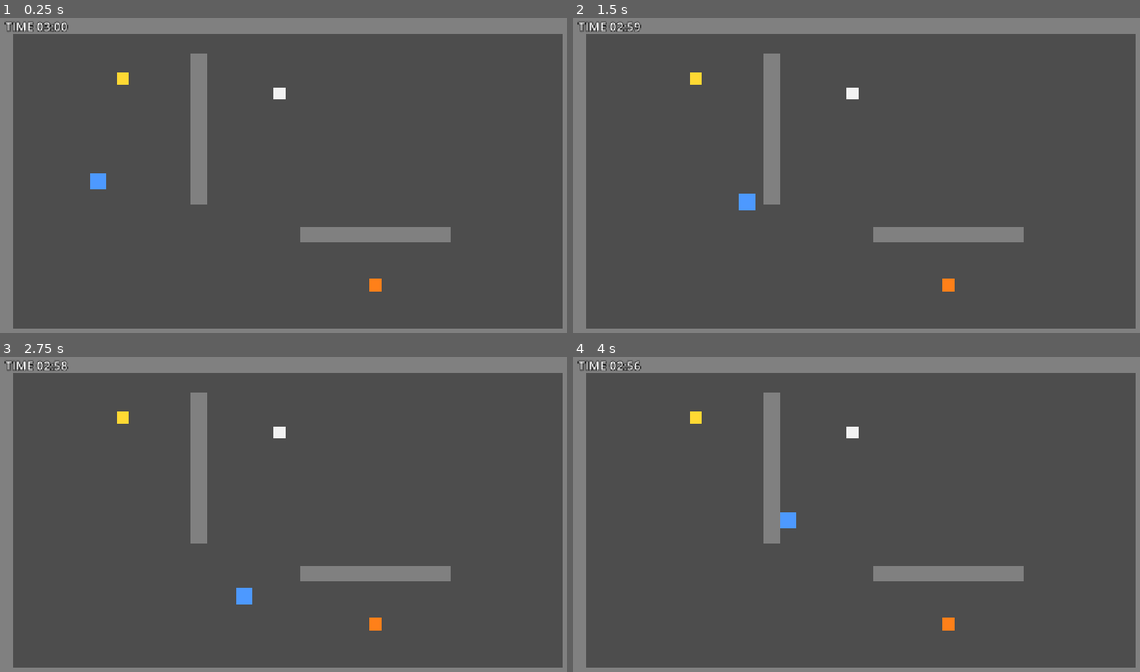
Above: before the commit, frames 1-4 (two rows, left to right).
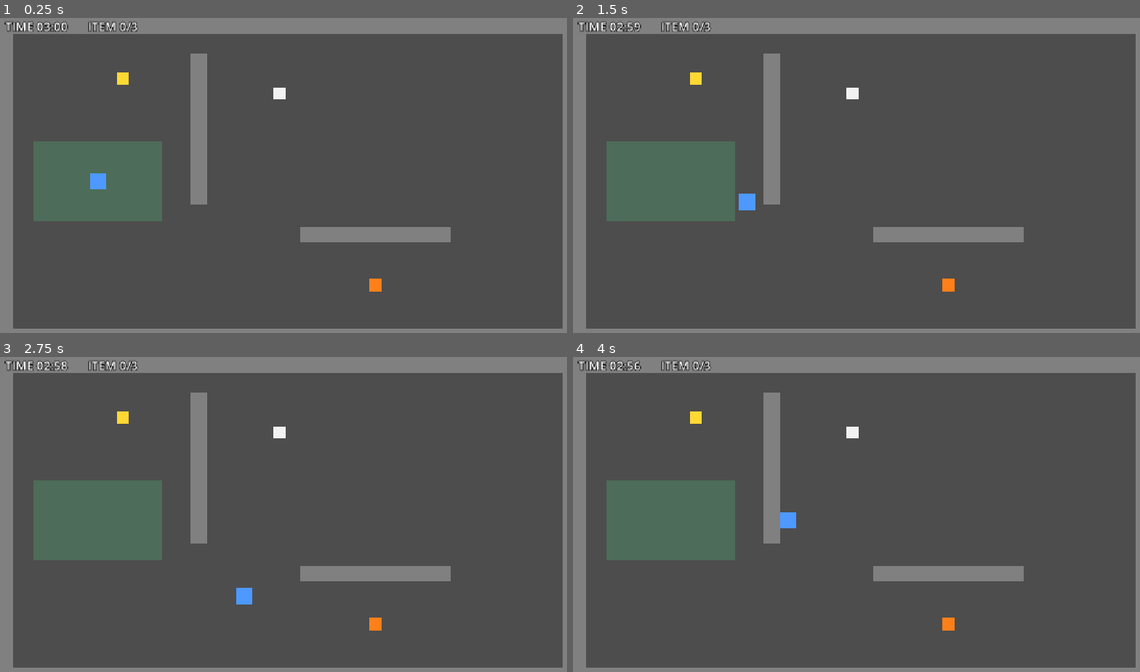
Above: after the commit, the same moments.

Repository: Mugen0619/night-shift-escape
Game: Godot game, scene res://scenes/main.tscn
The game is run twice, just before and just after one commit, with the same random seed, the same clock (stepped at 60 frames per second) and the same inputs.
Inputs:
- Up to frame 1 (0.25 s): no input
- Up to frame 2 (1.5 s): tap Enter at 0.5 s; hold D (move_right) 0.53-1.28 s; hold S (move_down) from 1.28 s (still down)
- Up to frame 3 (2.75 s): release S (move_down) at 2.03 s; hold D (move_right) from 2.03 s (still down)
- Up to frame 4 (4 s): release D (move_right) at 2.78 s; hold W (move_up) 2.78-3.53 s; hold A (move_left) from 3.53 s (still down)

The runs differ from the first frame. In frame 1, 5.8% of the frame differs, in the area x 5-29%, y 0-65%; in frame 2, 5.9%; in frame 3, 5.9%; in frame 4, 5.9%.

Commit message:
Day 4: アイテム取得数UIとクリア条件判定
- GameManagerに get_collected_count() を追加(3つの取得状態から数えるだけで、新しい状態は持たない)
- UIにItemCountLabelを追加し、「ITEM n/3」をTimeLabelの右隣に表示
- ナースステーション(Area2D)をスタート地点の周りに追加し、プレイヤーが入った瞬間に
  「取得数 == 3 かつ Time.time_left > 0」なら clear_condition_met を1回だけ発行する

Refs #20

Co-Authored-By: Claude Opus 5.5 <noreply@anthropic.com>

Diff:
--- a/scenes/main.tscn
+++ b/scenes/main.tscn
@@ -3,6 +3,8 @@
 [ext_resource type="PackedScene" path="res://scenes/player.tscn" id="1_player"]
 [ext_resource type="PackedScene" path="res://scenes/item.tscn" id="2_item"]
 [ext_resource type="Script" path="res://scripts/time_label.gd" id="3_time_label"]
+[ext_resource type="Script" path="res://scripts/nurse_station.gd" id="4_nurse_station"]
+[ext_resource type="Script" path="res://scripts/item_count_label.gd" id="5_item_count_label"]
 
 [sub_resource type="RectangleShape2D" id="RectangleShape2D_horizontal"]
 size = Vector2(1152, 32)
@@ -15,6 +17,9 @@
 
 [sub_resource type="RectangleShape2D" id="RectangleShape2D_inner_horizontal"]
 size = Vector2(300, 32)
+
+[sub_resource type="RectangleShape2D" id="RectangleShape2D_nurse_station"]
+size = Vector2(256, 160)
 
 [node name="Main" type="Node2D"]
 
@@ -98,6 +103,21 @@
 offset_bottom = 16.0
 color = Color(0.5, 0.5, 0.5, 1)
 
+[node name="NurseStation" type="Area2D" parent="." node_paths=PackedStringArray("time")]
+position = Vector2(200, 324)
+script = ExtResource("4_nurse_station")
+time = NodePath("../Time")
+
+[node name="CollisionShape2D" type="CollisionShape2D" parent="NurseStation"]
+shape = SubResource("RectangleShape2D_nurse_station")
+
+[node name="ColorRect" type="ColorRect" parent="NurseStation"]
+offset_left = -128.0
+offset_top = -80.0
+offset_right = 128.0
+offset_bottom = 80.0
+color = Color(0.3, 0.8, 0.5, 0.25)
+
 [node name="Items" type="Node2D" parent="."]
 
 [node name="Key" parent="Items" instance=ExtResource("2_item")]
@@ -133,3 +153,14 @@
 text = "TIME 03:00"
 script = ExtResource("3_time_label")
 time = NodePath("../../Time")
+
+[node name="ItemCountLabel" type="Label" parent="UI"]
+offset_left = 180.0
+offset_right = 380.0
+offset_bottom = 34.0
+theme_override_colors/font_color = Color(1, 1, 1, 1)
+theme_override_colors/font_outline_color = Color(0, 0, 0, 1)
+theme_override_constants/outline_size = 6
+theme_override_font_sizes/font_size = 24
+text = "ITEM 0/3"
+script = ExtResource("5_item_count_label")
--- a/scripts/game_manager.gd
+++ b/scripts/game_manager.gd
@@ -19,3 +19,9 @@
 		_:
 			# 想定外の名前は、タイプミスにすぐ気付けるようにエラーとして出す。
 			push_error("未知のアイテム種類: %s" % item_type)
+
+
+# 取得済みのアイテム数(0〜3)を返す。
+# 数は保存せず、3つの状態から毎回数える(状態の持ち方を増やさないため)。
+func get_collected_count() -> int:
+	return int(has_key) + int(has_chart) + int(has_flashlight)
--- /dev/null
+++ b/scripts/item_count_label.gd
@@ -0,0 +1,10 @@
+extends Label
+## 取得済みのアイテム数を「ITEM n/3」形式で表示する。
+## 数は GameManager から読むだけで、このスクリプトは状態を持たない。
+
+# 集めるアイテムの総数(鍵・カルテ・懐中電灯)
+const TOTAL_ITEMS: int = 3
+
+
+func _process(_delta: float) -> void:
+	text = "ITEM %d/%d" % [GameManager.get_collected_count(), TOTAL_ITEMS]
--- /dev/null
+++ b/scripts/nurse_station.gd
@@ -0,0 +1,38 @@
+extends Area2D
+## ナースステーション(スタート地点 兼 ゴール地点)。
+## プレイヤーが入った瞬間に、3つのアイテムをすべて持っていて、まだ時間が残っていれば、
+## クリア条件が成立したことを知らせる。
+
+# クリア条件が成立したときに1回だけ発行する。Day 5 以降でクリア画面などをつなぐ。
+signal clear_condition_met
+
+# クリアに必要なアイテム数(鍵・カルテ・懐中電灯)
+const REQUIRED_ITEM_COUNT: int = 3
+
+# 残り時間を読む Timer(main.tscn で Time ノードを指定する)。値は読むだけで変更しない。
+@export var time: Timer
+
+# 一度成立したら、再び入っても発行しないための印。
+var _is_cleared: bool = false
+
+
+func _ready() -> void:
+	# 毎フレームではなく「入った瞬間」だけ判定するため、body_entered シグナルを使う。
+	# 開始時はプレイヤーがすでに中にいるので、最初の物理フレームで1回呼ばれる(このときは0個なので成立しない)。
+	body_entered.connect(_on_body_entered)
+
+
+func _on_body_entered(body: Node2D) -> void:
+	if not body.is_in_group("player"):
+		return
+	if _is_cleared:
+		return
+	if GameManager.get_collected_count() != REQUIRED_ITEM_COUNT:
+		return
+	# 時間切れのあと(Timer が止まって time_left が 0)は成立させない。
+	if time.time_left <= 0.0:
+		return
+
+	_is_cleared = true
+	print("クリア条件成立")
+	clear_condition_met.emit()
Not shown, added: scripts/item_count_label.gd.uid
Not shown, added: scripts/nurse_station.gd.uid
